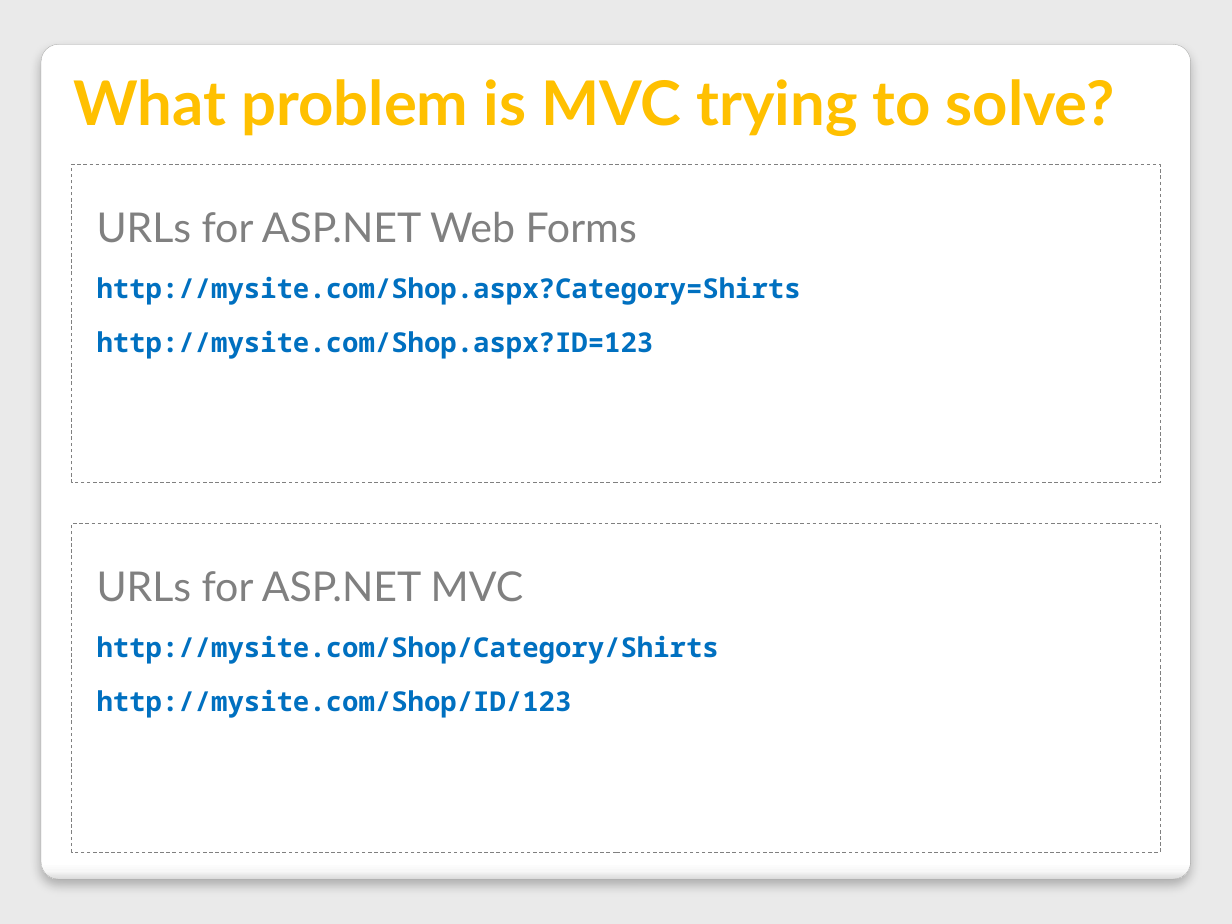
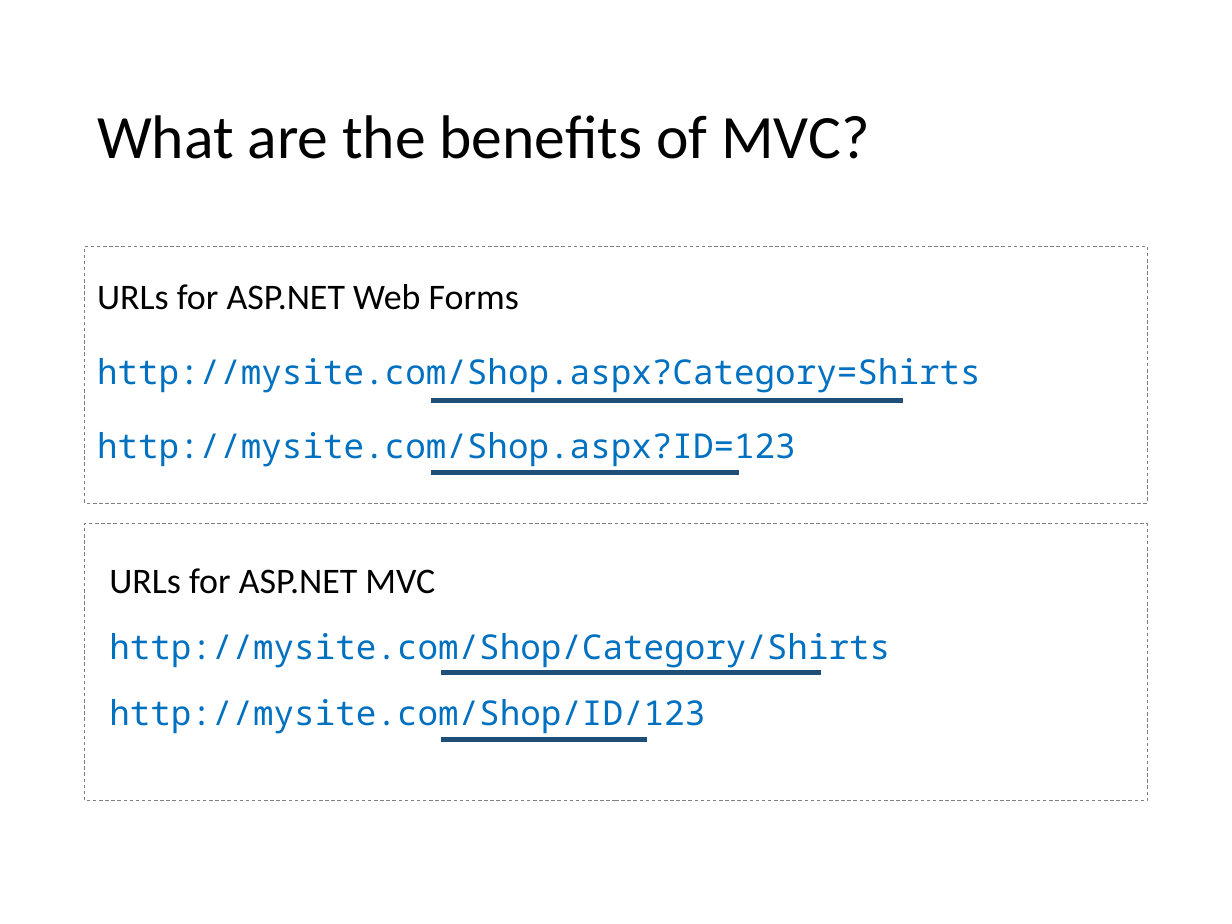
Before and after one commit to VolareSoftware/Presentations, a slide deck: slide 20 of Intro to MVC and Web API - Denver Dev Days/Introduction to MVC and Web API.pptx (slide 18 before the commit). Drawn at 1232x924 pixels with LibreOffice and Linux fonts; fonts in the diff are those of the drawing. Boxes give left, top, right and bottom in pixels: in the first picture for what was removed or moved away, otherwise in the second. Text is boxed around its words. In the diff, an @@ line names an element or a change of style, - is before the commit and + after.

Commit message:
updaate styles and grab old content, still need to update and add new stuff

```diff
--- a/Intro to MVC and Web API - Denver Dev Days/Introduction to MVC and Web API.pptx
+++ b/Intro to MVC and Web API - Denver Dev Days/Introduction to MVC and Web API.pptx
@@ background #EAEAEA to #FFFFFF @@
@@ rounded rectangle removed at [41, 44, 1190, 880] @@
@@ title "What are the benefits of ..." at [97, 115, 869, 159]: vertical alignment bottom to middle @@
@@ title at [97, 115, 869, 159]: text changed; font Lato to Calibri; text colour #FFC000 to #000000; bold off @@
-What problem is MVC trying to solve?
+What are the benefits of MVC?
@@ text "URLs for ASP.NET Web Forms": place and size @@
-text "URLs for ASP.NET Web Forms" at [71, 164, 1159, 482]
+text "URLs for ASP.NET Web Forms" at [85, 246, 1147, 504]
@@ text "URLs for ASP.NET Web Forms" at [85, 246, 1147, 504]: size 24 to 21 pt, font Lato to Calibri, text colour #808080 to #000000 in "URLs for ASP.NET Web Forms"; size 16 to 20 pt, bold off in "http://mysite.com/Shop.aspx?Category=Shirts", "http://mysite.com/Shop.aspx?ID=123"; indent changed; more space between paragraphs @@
@@ line added from (431, 400) to (903, 400), #1F4E79 3 pt @@
@@ line added from (431, 472) to (739, 472), #1F4E79 3 pt @@
@@ rectangle "URLs for ASP.NET MVC": place and size @@
-rectangle "URLs for ASP.NET MVC" at [71, 524, 1159, 853]
+rectangle "URLs for ASP.NET MVC" at [85, 524, 1147, 801]
@@ rectangle "URLs for ASP.NET MVC" at [85, 524, 1147, 801]: size 24 to 21 pt, font Lato to Calibri, text colour #808080 to #000000 in "URLs for ASP.NET MVC"; size 16 to 20 pt, bold off in "http://mysite.com/Shop/Category/Shirts", "http://mysite.com/Shop/ID/123" @@
@@ line added from (441, 673) to (822, 673), #1F4E79 3 pt @@
@@ line added from (441, 739) to (647, 739), #1F4E79 3 pt @@
```
Also in this commit, not shown: 14 other slides changed, 10 slides added, 8 slides removed.
